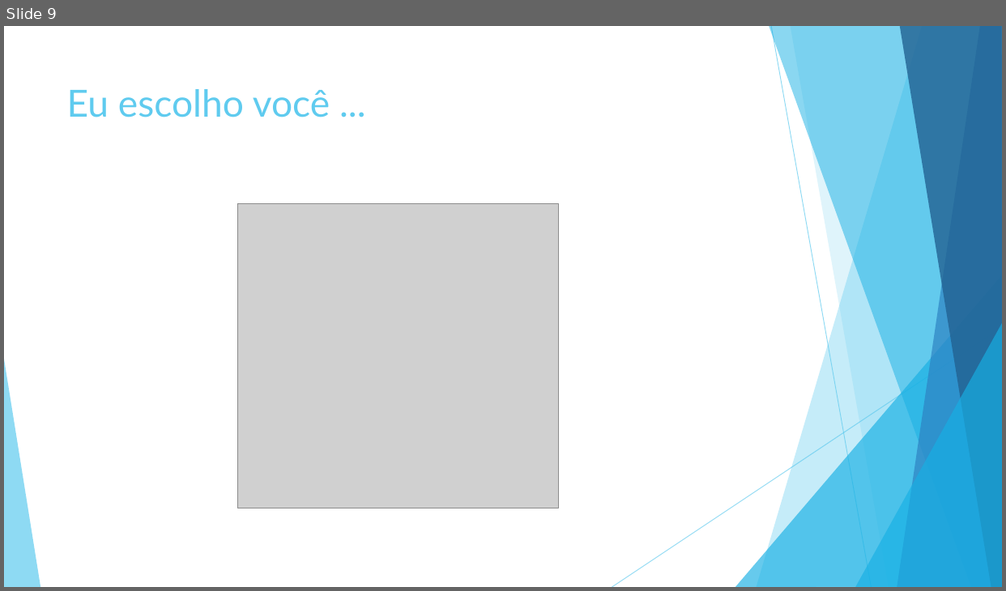
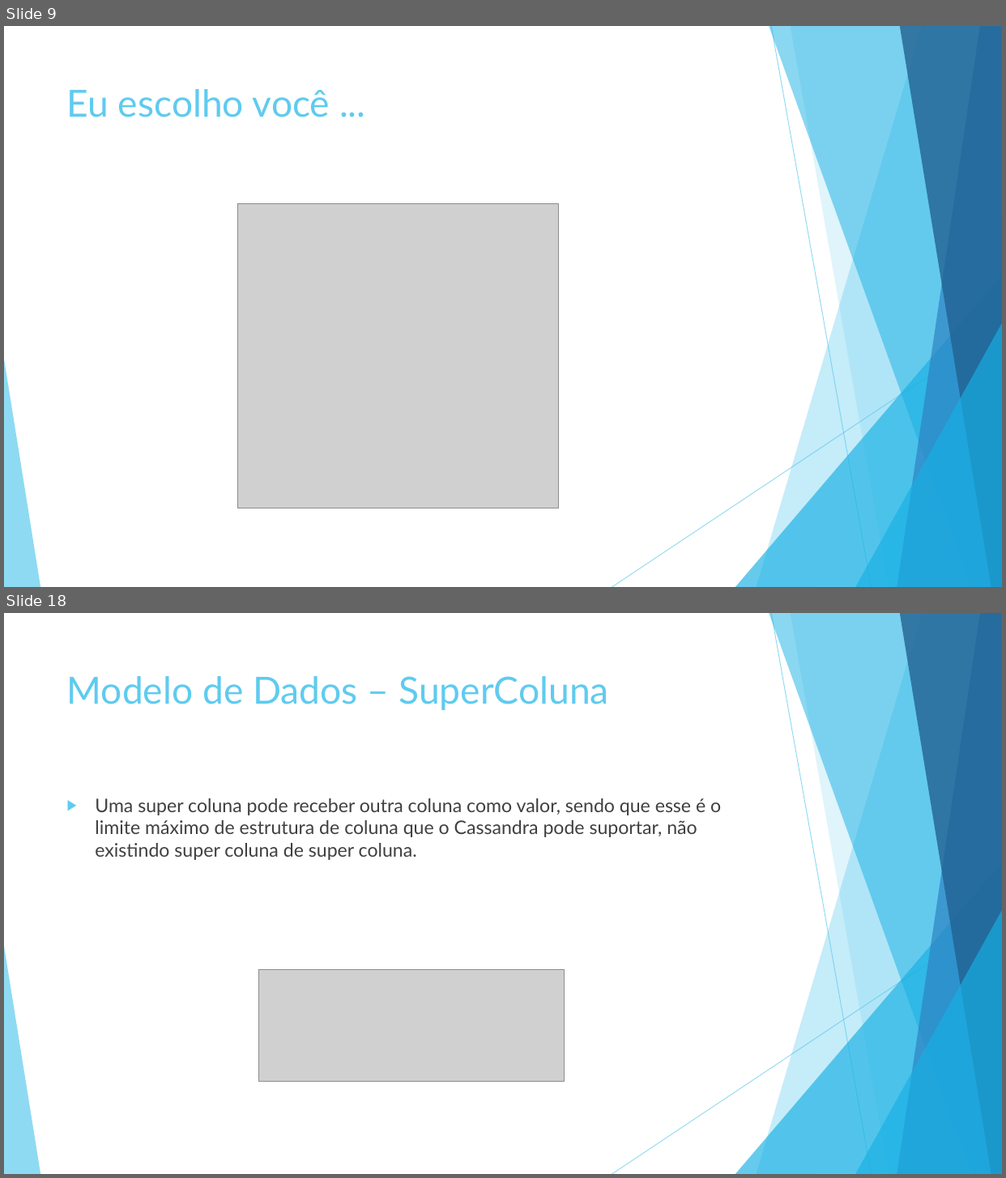
Before and after one commit to luiscferraz/bd-penitenciaria, a slide deck: Seminario/NoSQL.pptx. Shown one above the other, each under a label of ours: slide 9 before the commit, slides 9 and 18 after it; the slides between them are not shown. The pictures are 1006x591 and 1006x1178 pixels, drawn with LibreOffice and Linux fonts; fonts in the diff are those of the drawing; grey boxes stand for pictures. Boxes give left, top, right and bottom in pixels: in the first picture for what was removed or moved away, otherwise in the second. Text is boxed around its words. In the diff, an @@ line names an element or a change of style, - is before the commit and + after.

```diff
--- a/Seminario/NoSQL.pptx
+++ b/Seminario/NoSQL.pptx
@@ slide 18 added at <box>4,613,1002,1174</box>, background #FFFFFF; not listed: 10 template elements that a slide beside it also shows @@
@@ title added at <box>67,676,608,710</box>, 36 pt, text #5FCBEF @@
+Modelo de Dados – SuperColuna
@@ text added at <box>95,798,721,860</box>, 18 pt, text #404040 @@
+▶ Uma super coluna pode receber outra coluna como valor, sendo que esse é o limite máximo de estrutura de coluna que o Cassandra pode suportar, não existindo super coluna de super coluna.
@@ picture added at <box>258,970,564,1082</box> @@
```
Also in this commit, not shown: 8 other slides added, 1 slide removed.
